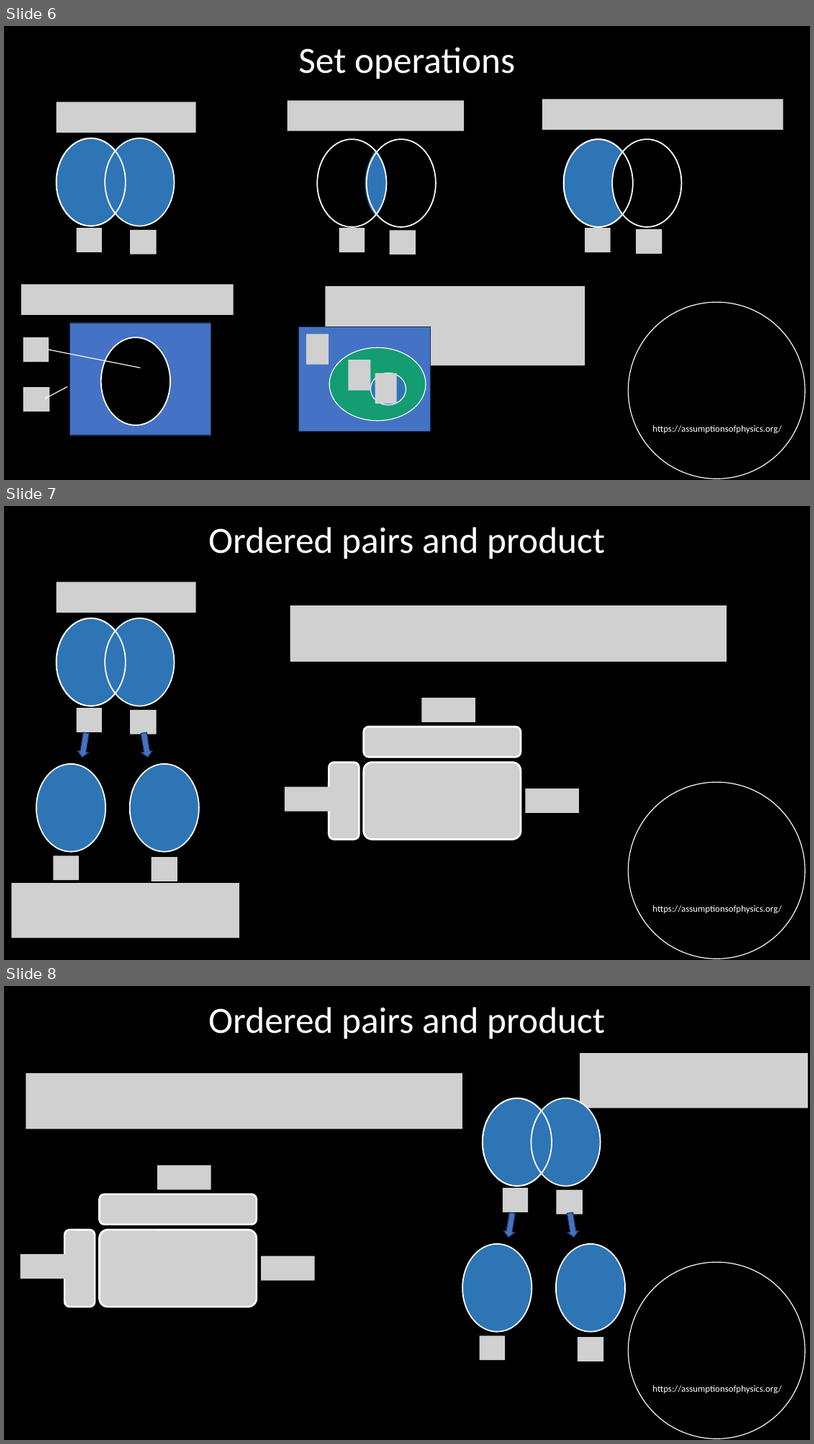
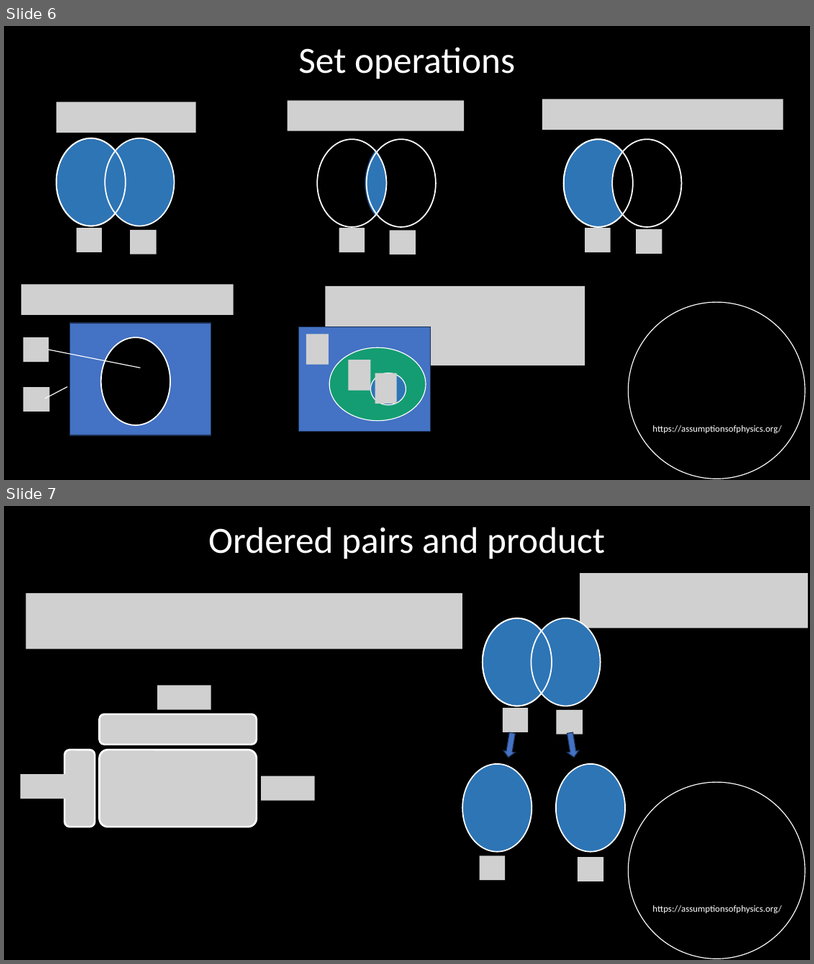
Before and after one commit to assumptionsofphysics/slides, a slide deck: Set Theory 112623.pptx. Shown one above the other, each under a label of ours: slides 6, 7 and 8 before the commit, slides 6 and 7 after it. The pictures are 814x1444 and 814x964 pixels, drawn with LibreOffice and Linux fonts; fonts in the diff are those of the drawing; grey boxes stand for pictures; background and template pictures are left out. Boxes give left, top, right and bottom in pixels: in the first picture for what was removed or moved away, otherwise in the second. Text is boxed around its words. In the diff, an @@ line names an element or a change of style, - is before the commit and + after.

```diff
--- a/Set Theory 112623.pptx
+++ b/Set Theory 112623.pptx
@@ slide 7 removed at [4,506,810,960], background #000000; not listed: 2 template elements that a slide beside it also shows @@
@@ title removed at [208,527,605,559] @@
-Ordered pairs and product
@@ picture removed at [56,582,196,613] @@
@@ picture removed at [290,606,727,662] @@
@@ ellipse removed at [56,618,126,705] @@
@@ ellipse removed at [56,618,126,705] @@
@@ ellipse removed at [105,618,175,705] @@
@@ picture removed at [422,698,476,722] @@
@@ picture removed at [77,708,102,731] @@
@@ picture removed at [131,710,157,734] @@
@@ down arrow removed at [77,732,93,759] @@
@@ down arrow removed at [138,732,154,759] @@
@@ picture removed at [364,727,521,757] @@
@@ ellipse removed at [36,764,106,852] @@
@@ ellipse removed at [130,764,199,852] @@
@@ picture removed at [329,762,359,839] @@
@@ picture removed at [364,762,521,839] @@
@@ picture removed at [285,787,339,811] @@
@@ picture removed at [525,788,579,813] @@
@@ picture removed at [53,856,78,880] @@
@@ picture removed at [152,857,178,881] @@
@@ picture removed at [11,883,239,938] @@
@@ what was slide 8 is now slide 7 @@
```
